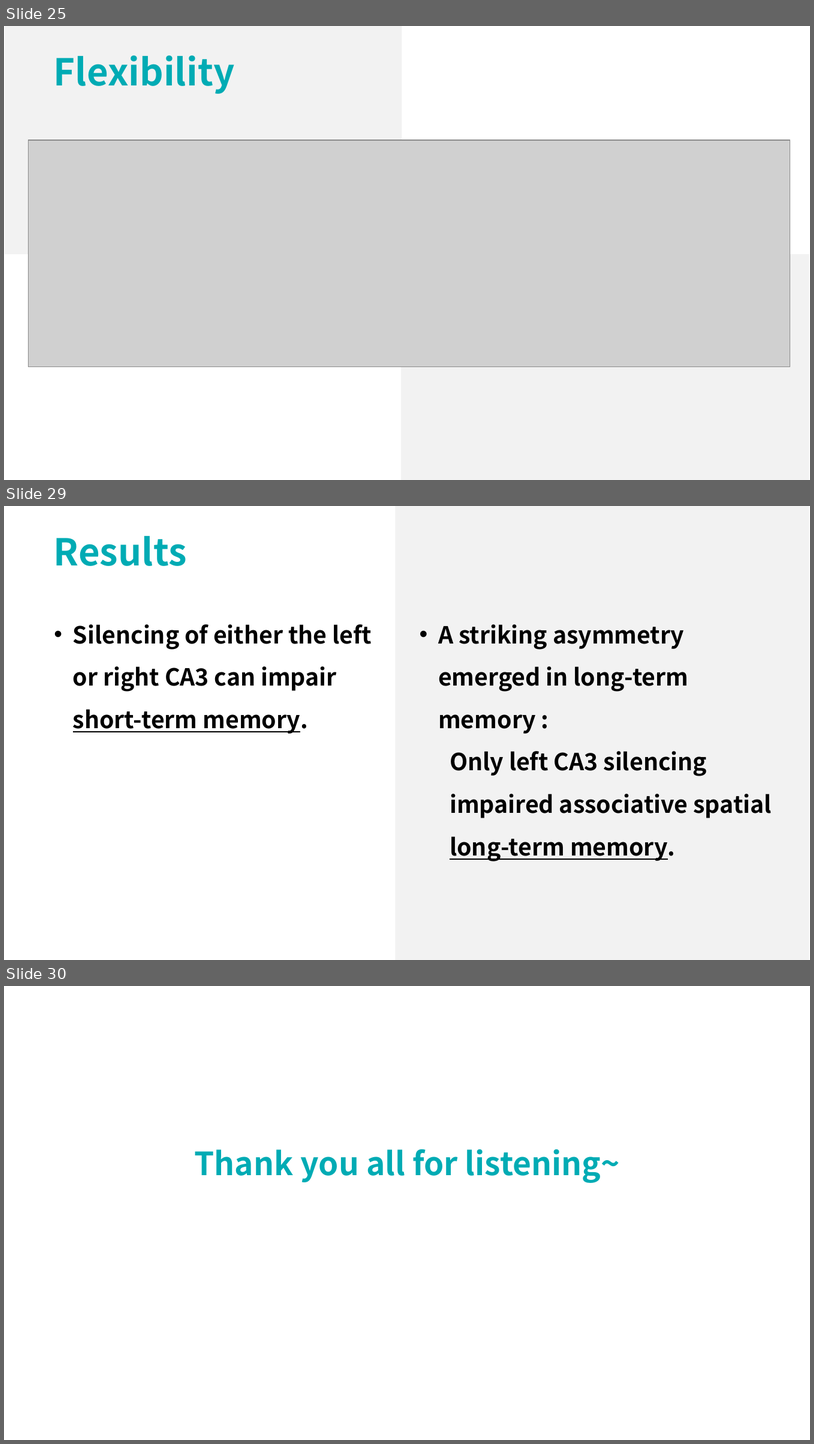
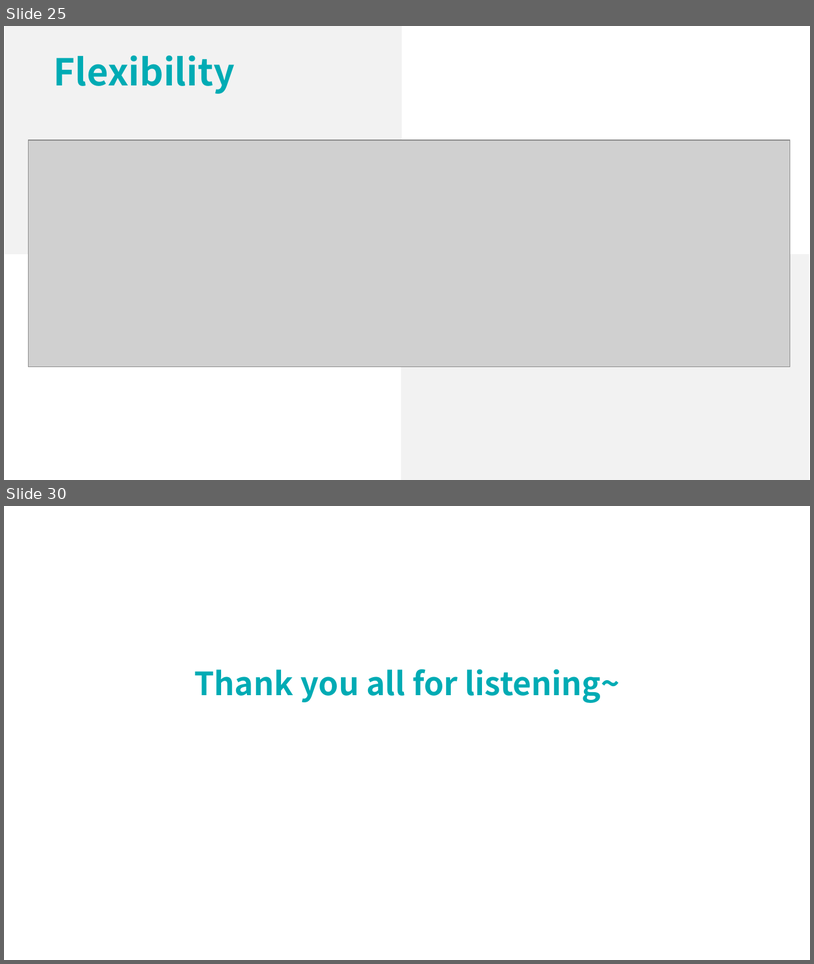
Before and after one commit to lsyoath/sheepy, a slide deck: Work/ppt/DynamicModularity.pptx. Shown one above the other, each under a label of ours: slides 25, 29 and 30 before the commit, slides 25 and 30 after it; the slides between them are not shown. The pictures are 814x1444 and 814x964 pixels, drawn with LibreOffice and Linux fonts; fonts in the diff are those of the drawing; grey boxes stand for pictures. Boxes give left, top, right and bottom in pixels: in the first picture for what was removed or moved away, otherwise in the second. Text is boxed around its words. In the diff, an @@ line names an element or a change of style, - is before the commit and + after.

```diff
--- a/Work/ppt/DynamicModularity.pptx
+++ b/Work/ppt/DynamicModularity.pptx
@@ slide 29 removed at box(4, 506, 810, 960), background #FFFFFF @@
@@ rectangle removed at box(395, 506, 810, 960) @@
@@ text removed at box(54, 536, 187, 566) @@
-Results
@@ text removed at box(73, 624, 372, 733) @@
-  • Silencing of either the left or right CA3 can impair short-term memory.
@@ text removed at box(438, 624, 772, 861) @@
-• A striking asymmetry emerged in long-term memory :
-  Only left CA3 silencing impaired associative spatial long-term memory.
```
Also in this commit, not shown: 1 slide changed, 4 slides added, 3 other slides removed, 2 other files.
